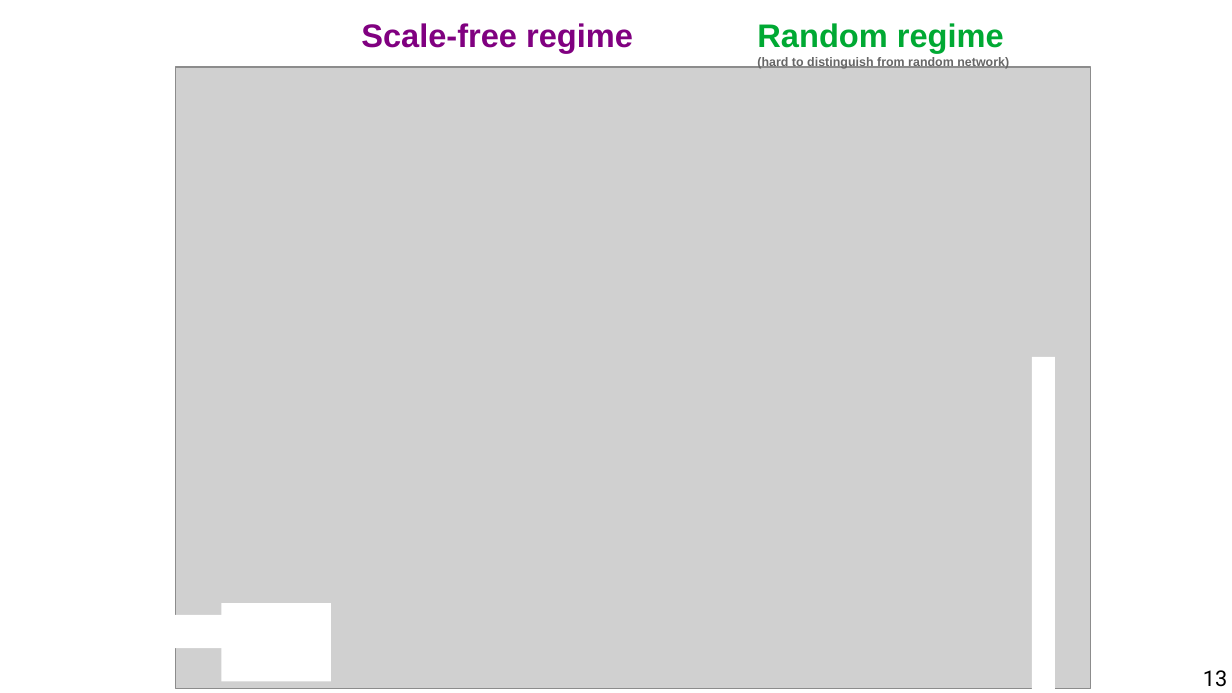
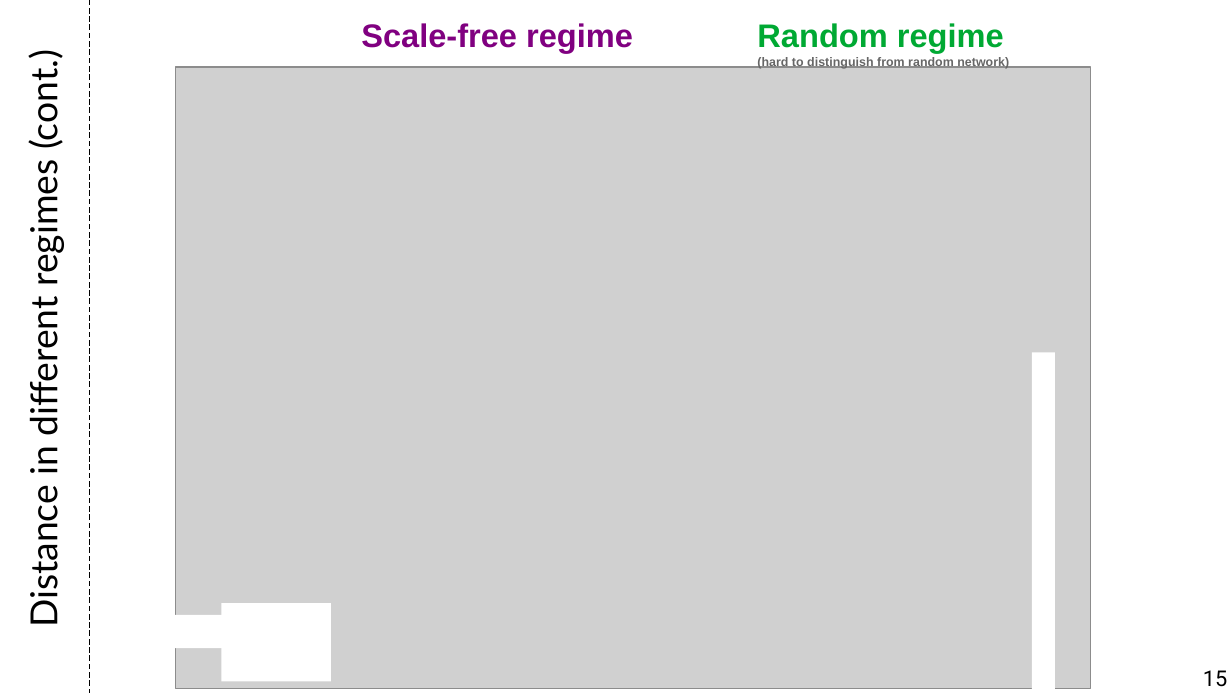
Before and after one commit to chatox/networks-science-course, a slide deck: slide 15 of theory/odp/tt14-distances_scale_free_nets.odp (slide 13 before the commit). Drawn at 1232x693 pixels with LibreOffice and Linux fonts; fonts in the diff are those of the drawing; grey boxes stand for pictures. Boxes give left, top, right and bottom in pixels: in the first picture for what was removed or moved away, otherwise in the second. Text is boxed around its words. In the diff, an @@ line names an element or a change of style, - is before the commit and + after.

```diff
--- a/theory/odp/tt14-distances_scale_free_nets.odp
+++ b/theory/odp/tt14-distances_scale_free_nets.odp
@@ line added from (89, 0) to (89, 693), #000000 0 pt dashed @@
@@ title added at (21, 61, 66, 624), 24 pt, text #000000 @@
+Distance in different regimes (cont.)
@@ rectangle: place and size @@
-rectangle at (1032, 357, 1055, 693)
+rectangle at (1032, 352, 1055, 692)
@@ page number at (1203, 670, 1227, 687): text changed @@
-13
+15
```
Also in this commit, not shown: 4 other slides changed, 2 other files.
